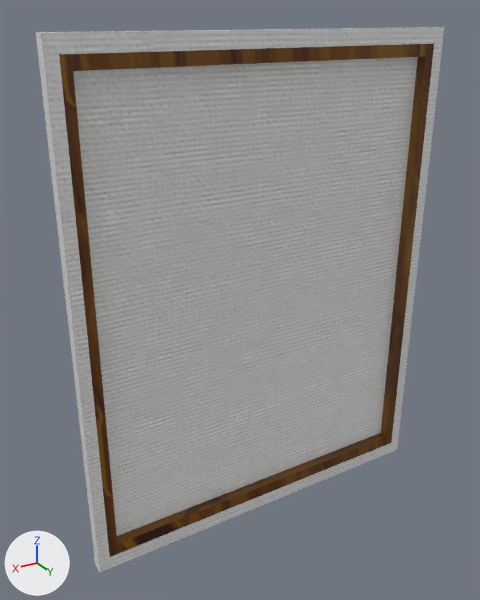
Before and after pictures for a commit that changed the glTF model src/worlds/Gathering-Place/assets/models/objects/baseobjects/painting-canvas/painting-canvas.glb.
One viewpoint serves both versions: a 50 mm camera at (2.69, 4.07, 5.98) aimed at (0.19, -0.11, 3.89). Arrows for +X, +Y and +Z are at lower left; the lights stay in place. Where no turn or scale is listed for an object, it has been applied to the vertices.

In view in the first picture: 'painting_canvas.001', 'painting_canvas.002'.
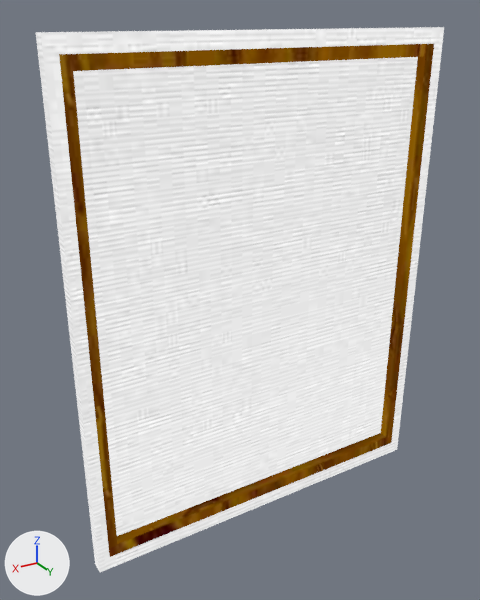
Where the change shows, as pixel boxes (x1, y1, x2, y2) in the pictures (480 x 600 px):
'painting_canvas.002', recoloured (grey to white)
    both: (36, 27, 444, 572)
'painting_canvas.001', recoloured
    both: (59, 44, 434, 557)

Patch to the scene script:
```diff
--- a/src/worlds/Gathering-Place/assets/models/objects/baseobjects/painting-canvas/painting-canvas.glb.py
+++ b/src/worlds/Gathering-Place/assets/models/objects/baseobjects/painting-canvas/painting-canvas.glb.py
@@ img_canvas_basecolor_jpg @@
+img_canvas_basecolor_jpg = load_image('canvas_baseColor.jpg', '_unpacked/canvas_baseColor.jpg', 1024, 1024, 'sRGB')
@@ img_frame_basecolor_jpg @@
+img_frame_basecolor_jpg = load_image('frame_baseColor.jpg', '_unpacked/frame_baseColor.jpg', 1024, 1024, 'sRGB')
@@ mat_canvas @@
+mat_canvas = bpy.data.materials.new('canvas')
+# uses the picture img_canvas_basecolor_jpg
@@ mat_frame @@
+mat_frame = bpy.data.materials.new('frame')
+# uses the picture img_frame_basecolor_jpg
@@ me_painting_canvas @@
 me_painting_canvas.from_pydata(...)  # 16 vertices, 24 faces; spans x -1.56..1.56, y -0.05..0.05, z 1.94..5.85
-me_painting_canvas.materials.append(mat_lambert4sg)
+me_painting_canvas.materials.append(mat_frame)
@@ me_painting_canvas_001 @@
 me_painting_canvas_001.from_pydata(...)  # 16 vertices, 20 faces; spans x -1.58..1.58, y -0.05..0.05, z 1.91..5.89
-me_painting_canvas_001.materials.append(mat_initialshadinggroup)
+me_painting_canvas_001.materials.append(mat_canvas)
```
